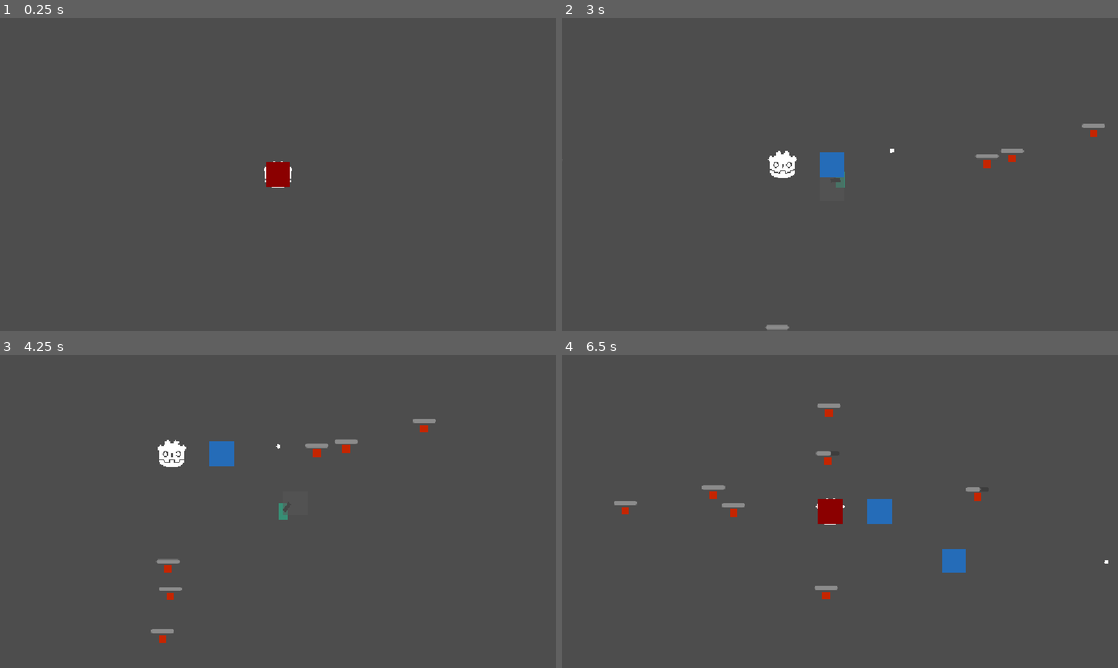
Above: before the commit, frames 1-4 (two rows, left to right).
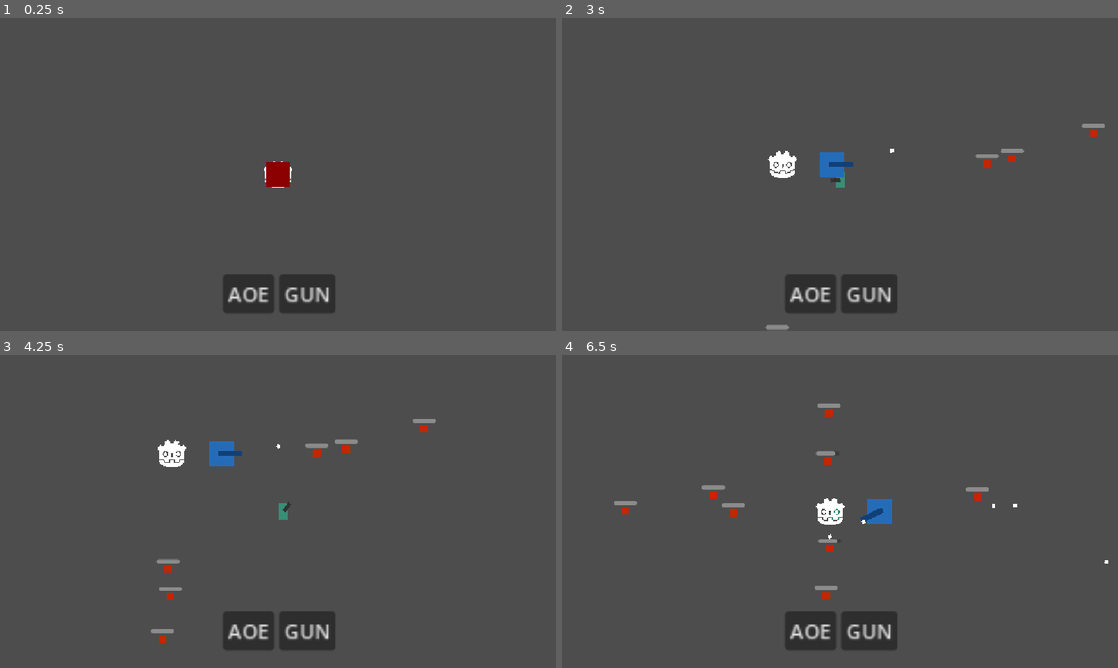
Above: after the commit, the same moments.

Repository: BluePolar282/Tower-Defense-Game
Game: Godot game, scene res://Stages/scenes/stage_0.tscn
Two runs of this game, one before a commit and one after it. Both use one fixed random seed, a clock stepped at 60 frames per second and the inputs below.
Inputs (mouse positions are in pixels of both pictures, inside the frame that each line leads up to):
- Up to frame 1 (0.25 s): no input
- Up to frame 2 (3 s): click (812, 293) at 0.5 s, where only the run after the commit has a clickable "AOE"; click (867, 293) at 1.25 s, where only the run after the commit has a clickable "GUN"; move the mouse to (962, 158) at 2.02 s; press the mouse at (962, 158) at 2.03 s; hold D (Right) 2.03-2.78 s; move the mouse to (728, 190) at 2.77 s; release the mouse at (728, 190) at 2.78 s; hold S (Down) from 2.78 s (still down); tap E (Interact) at 2.85 s
- Up to frame 3 (4.25 s): move the mouse to (333, 442) at 3.52 s; release S (Down) at 3.53 s; press the mouse at (333, 442) at 3.53 s; hold D (Right) from 3.53 s (still down)
- Up to frame 4 (6.5 s): move the mouse to (812, 574) at 4.27 s; release D (Right) at 4.28 s; release the mouse at (812, 574) at 4.28 s; hold W (Up) 4.28-5.03 s; tap E (Interact) at 4.35, 5.85 s; move the mouse to (1006, 558) at 5.02 s; press the mouse at (1006, 558) at 5.03 s; hold A (Left) from 5.03 s (still down); move the mouse to (673, 464) at 5.77 s; release the mouse at (673, 464) at 5.78 s

The runs differ from the first frame. In frame 1, 2.0% of the frame differs, in the area x 40-61%, y 82-95%; in frame 2, 2.2%; in frame 3, 2.1%; in frame 4, 2.9%, in the area x 40-82%, y 30-95%.

Commit message:
tried to fix tower palcement UI
still needs work

Diff:
--- a/tower-defense/Towers/scripts/aoe_tower.gd
+++ b/tower-defense/Towers/scripts/aoe_tower.gd
@@ -6,6 +6,8 @@
 var placed = false
 var enemies : Array[Area2D]
 
+func _ready() -> void:
+	print("im here")
 
 func _on_detection_area_area_entered(area: Area2D) -> void:
 	if area.is_in_group("Enemy"):
@@ -21,4 +23,4 @@
 func _on_placement_logic_tower_placed() -> void:
 	$DetectionArea.monitoring = true
 	$CollisionShape2D.disabled = false
-	parent.resetTower = true
+	parent.resetTower.emit()
--- a/tower-defense/Towers/scripts/gun_tower.gd
+++ b/tower-defense/Towers/scripts/gun_tower.gd
@@ -3,13 +3,14 @@
 var bullet = preload("res://Player/scenes/bullet.tscn")
 @onready var enemy :Node2D= null
 @onready var turret: Sprite2D = $TowerSprite/turret
-@onready var parent: Node2D = $".."
+@onready var parent: Node = $".."
 
 var placed := false
 var enemy_found := false
 var in_range : int
 
 func _ready() -> void:
+	print("im here")
 	$CollisionShape2D.disabled = true
 
 func _process(delta: float) -> void:
@@ -52,7 +53,7 @@
 
 func _on_placement_logic_tower_placed() -> void:
 	$CollisionShape2D.disabled = false
-	parent.resetTower = true
+	parent.resetTower.emit()
 
 
 #detects enemies within range
--- a/tower-defense/Utility/scenes/towers_container.tscn
+++ b/tower-defense/Utility/scenes/towers_container.tscn
@@ -1,9 +1,34 @@
 [gd_scene format=3 uid="uid://clwiatf6ew2sg"]
 
 [ext_resource type="Script" uid="uid://dvvkbp0g0mr2f" path="res://Utility/scripts/towers_container.gd" id="1_w13xj"]
-[ext_resource type="PackedScene" uid="uid://lvbxmq7tltry" path="res://Towers/scenes/aoe_tower.tscn" id="2_w13xj"]
 
 [node name="TowersContainer" type="Node" unique_id=177328822]
 script = ExtResource("1_w13xj")
 
-[node name="AoeTower" parent="." unique_id=2022801606 instance=ExtResource("2_w13xj")]
+[node name="CanvasLayer" type="CanvasLayer" parent="." unique_id=461228298]
+
+[node name="ButtonsContainer" type="HBoxContainer" parent="CanvasLayer" unique_id=1312607965]
+anchors_preset = 7
+anchor_left = 0.5
+anchor_top = 1.0
+anchor_right = 0.5
+anchor_bottom = 1.0
+offset_left = -45.0
+offset_top = -91.42999
+offset_right = 45.0
+offset_bottom = -60.429993
+grow_horizontal = 2
+grow_vertical = 0
+scale = Vector2(2.59, 2.59)
+pivot_offset = Vector2(43.548378, 15.898621)
+
+[node name="AoeButton" type="Button" parent="CanvasLayer/ButtonsContainer" unique_id=1704993149]
+layout_mode = 2
+text = "AOE"
+
+[node name="GunButton" type="Button" parent="CanvasLayer/ButtonsContainer" unique_id=1229947553]
+layout_mode = 2
+text = "GUN"
+
+[connection signal="pressed" from="CanvasLayer/ButtonsContainer/AoeButton" to="." method="_on_aoe_button_pressed"]
+[connection signal="pressed" from="CanvasLayer/ButtonsContainer/GunButton" to="." method="_on_gun_button_pressed"]
--- a/tower-defense/Utility/scripts/towers_container.gd
+++ b/tower-defense/Utility/scripts/towers_container.gd
@@ -1,14 +1,26 @@
 extends Node
 
-var GunTower = load("res://Towers/scenes/gun_tower.tscn")
-var AoeTower = load("res://Towers/scenes/aoe_tower.tscn")
+var GunTower = preload("res://Towers/scenes/gun_tower.tscn")
+var AoeTower = preload("res://Towers/scenes/aoe_tower.tscn")
 
-var resetTower := false
+signal resetTower
+var selectedTowerType
+var towerPlaced = false
+var currentTower
 
-func _process(delta: float) -> void:
-	var GunTowerReady = GunTower.instantiate()
-	var AoeTowerReady = AoeTower.instantiate()
+func _ready() -> void:
+	#resetTower.connect(_on_reset_tower)
+	selectedTowerType = GunTower
+	add_child(selectedTowerType.instantiate())
 
-	if resetTower == true:
-		add_child(AoeTowerReady)
-		resetTower = false
+#func _on_reset_tower():
+	#if selectedTowerType:
+		#add_child(selectedTowerType.instantiate())
+
+func _on_aoe_button_pressed() -> void:
+	selectedTowerType = AoeTower
+	add_child(selectedTowerType.instantiate())
+
+func _on_gun_button_pressed() -> void:
+	selectedTowerType = GunTower
+	add_child(selectedTowerType.instantiate())
